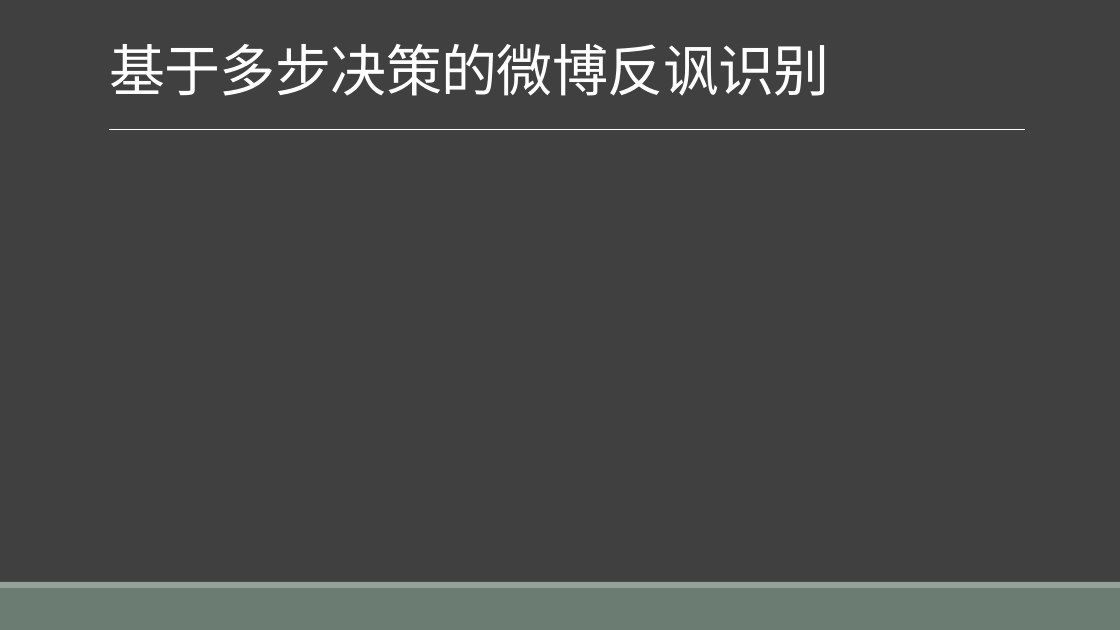
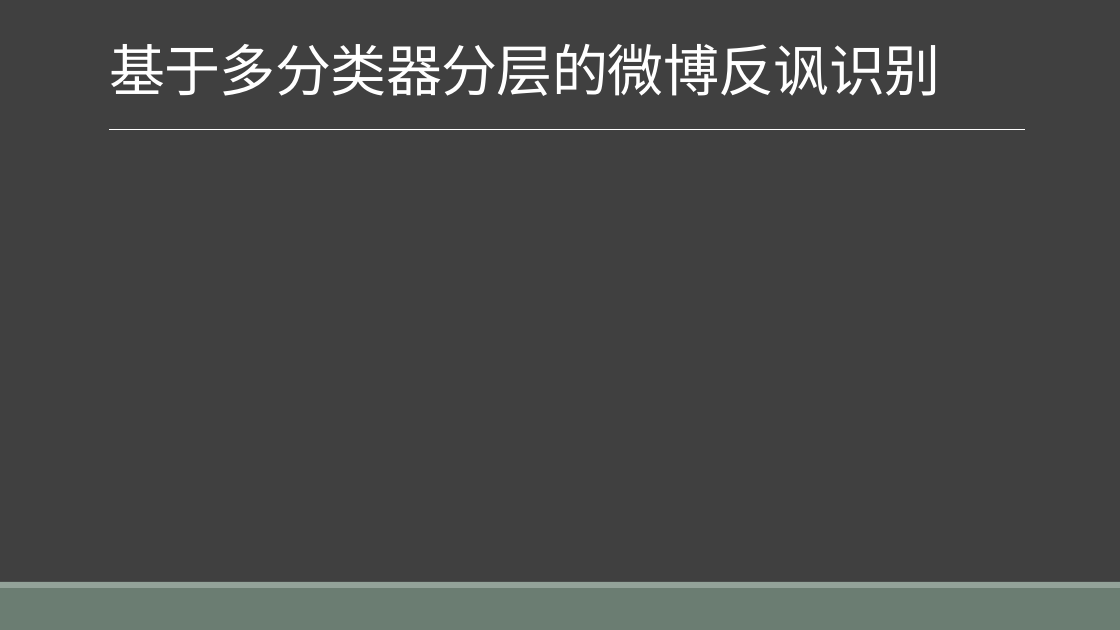
Before and after one commit to liangxh/grad2019, a slide deck: slide 14 of 计研163_梁锡豪_2016211014.pptx (slide 13 before the commit). Drawn at 1120x630 pixels with LibreOffice and Linux fonts; fonts in the diff are those of the drawing. Boxes give left, top, right and bottom in pixels: in the first picture for what was removed or moved away, otherwise in the second. Text is boxed around its words. In the diff, an @@ line names an element or a change of style, - is before the commit and + after.

```diff
--- a/计研163_梁锡豪_2016211014.pptx
+++ b/计研163_梁锡豪_2016211014.pptx
@@ title at [109,44,940,96]: text changed @@
-基于多步决策的微博反讽识别
+基于多分类器分层的微博反讽识别
```
Also in this commit, not shown: 7 other slides changed, 2 slides added, 1 slide removed.
